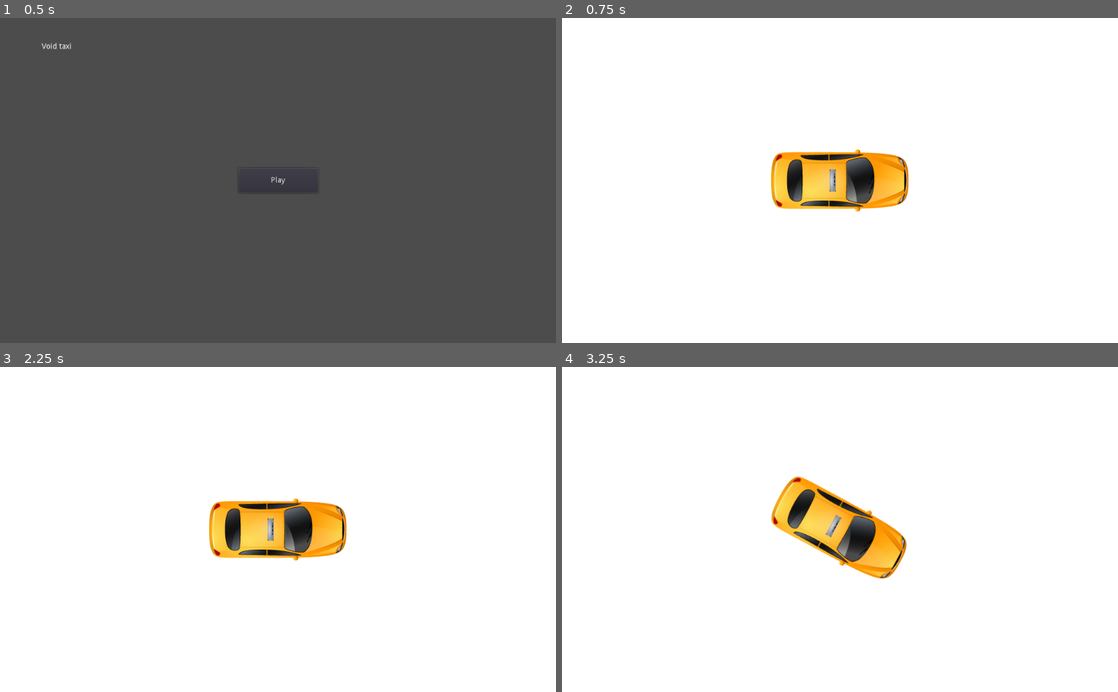
Above: before the commit, frames 1-4 (two rows, left to right).
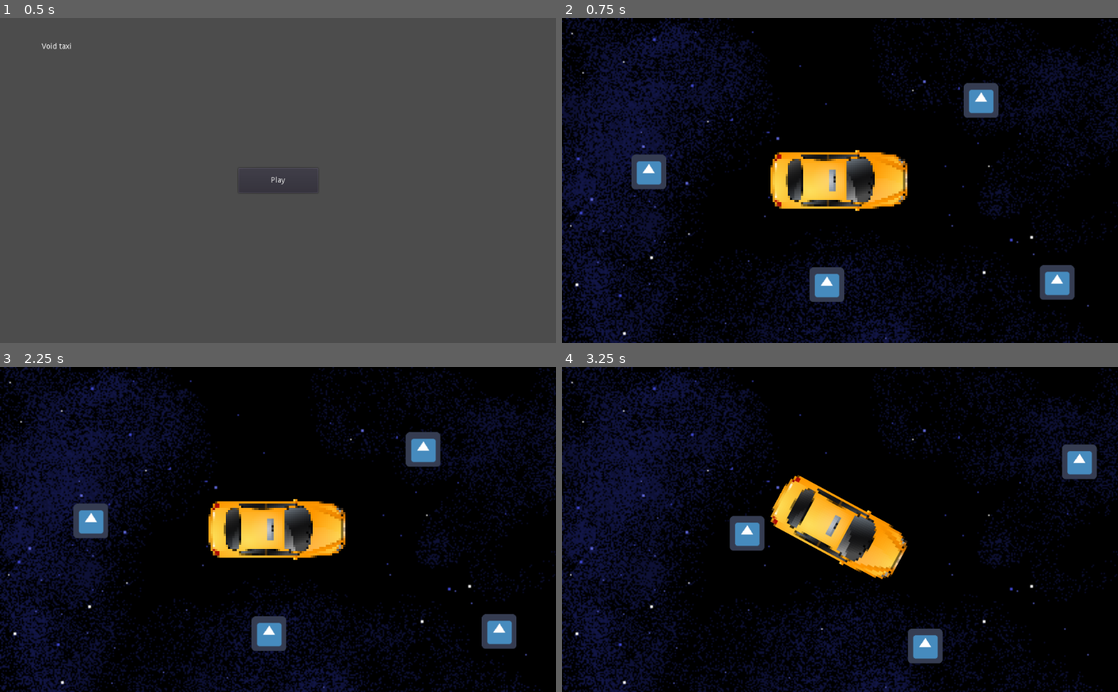
Above: after the commit, the same moments.

Repository: game-jam-team-gut/void-taxi
Game: Godot game, scene res://MainMenu.tscn
The game is run twice, just before and just after one commit, with the same random seed, the same clock (stepped at 60 frames per second) and the same inputs. The engine's default icon, where the game draws it, is replaced by a stand-in: a white triangle on a blue panel in a dark square.
Inputs:
- Up to frame 1 (0.5 s): no input
- Up to frame 2 (0.75 s): click "Play" at 0.5 s
- Up to frame 3 (2.25 s): tap Enter at 1.25 s; hold Right (ui_right) 1.28-2.03 s; tap Space at 2 s; hold Down (ui_down) from 2.03 s (still down)
- Up to frame 4 (3.25 s): release Down (ui_down) at 2.78 s; hold Right (ui_right) from 2.78 s (still down)

Frame 1 is identical in both runs. In frame 2, 96% of the frame differs, in the area x 0-100%, y 0-100%; in frame 3, 96%; in frame 4, 97%.

Commit message:
Parallax Background, New Void Taxi

Diff:
--- a/Void.tscn
+++ b/Void.tscn
@@ -1,22 +1,17 @@
-[gd_scene load_steps=5 format=2]
+[gd_scene load_steps=7 format=2]
 
 [ext_resource path="res://void-taxi.png" type="Texture" id=1]
 [ext_resource path="res://KinematicBody2D.gd" type="Script" id=2]
-[ext_resource path="res://icon.png" type="Texture" id=3]
+[ext_resource path="res://background.png" type="Texture" id=3]
+[ext_resource path="res://icon.png" type="Texture" id=4]
 
 [sub_resource type="RectangleShape2D" id=1]
 extents = Vector2( 127.011, 57.3468 )
 
+[sub_resource type="RectangleShape2D" id=2]
+extents = Vector2( 32.0757, 32.9868 )
+
 [node name="Node2D" type="Node2D"]
-
-[node name="ParallaxBackground" type="ParallaxBackground" parent="."]
-
-[node name="ParallaxLayer" type="ParallaxLayer" parent="ParallaxBackground"]
-
-[node name="Sprite" type="Sprite" parent="ParallaxBackground/ParallaxLayer"]
-position = Vector2( 510.16, 297.427 )
-scale = Vector2( 307.236, 357.483 )
-texture = ExtResource( 3 )
 
 [node name="KinematicBody2D" type="KinematicBody2D" parent="."]
 position = Vector2( 512.578, 299.004 )
@@ -30,3 +25,46 @@
 
 [node name="Camera2D" type="Camera2D" parent="KinematicBody2D/CollisionShape2D"]
 current = true
+
+[node name="ParallaxBackground" type="ParallaxBackground" parent="KinematicBody2D"]
+
+[node name="Sprite" type="Sprite" parent="KinematicBody2D/ParallaxBackground"]
+scale = Vector2( 2.5, 2.5 )
+texture = ExtResource( 3 )
+centered = false
+
+[node name="StaticBody2D" type="StaticBody2D" parent="."]
+position = Vector2( 912.235, 487.492 )
+
+[node name="CollisionShape2D" type="CollisionShape2D" parent="StaticBody2D"]
+shape = SubResource( 2 )
+
+[node name="Sprite" type="Sprite" parent="StaticBody2D/CollisionShape2D"]
+texture = ExtResource( 4 )
+
+[node name="StaticBody2D2" type="StaticBody2D" parent="."]
+position = Vector2( 488.235, 491.492 )
+
+[node name="CollisionShape2D" type="CollisionShape2D" parent="StaticBody2D2"]
+shape = SubResource( 2 )
+
+[node name="Sprite" type="Sprite" parent="StaticBody2D2/CollisionShape2D"]
+texture = ExtResource( 4 )
+
+[node name="StaticBody2D3" type="StaticBody2D" parent="."]
+position = Vector2( 160.235, 283.492 )
+
+[node name="CollisionShape2D" type="CollisionShape2D" parent="StaticBody2D3"]
+shape = SubResource( 2 )
+
+[node name="Sprite" type="Sprite" parent="StaticBody2D3/CollisionShape2D"]
+texture = ExtResource( 4 )
+
+[node name="StaticBody2D4" type="StaticBody2D" parent="."]
+position = Vector2( 772.235, 151.492 )
+
+[node name="CollisionShape2D" type="CollisionShape2D" parent="StaticBody2D4"]
+shape = SubResource( 2 )
+
+[node name="Sprite" type="Sprite" parent="StaticBody2D4/CollisionShape2D"]
+texture = ExtResource( 4 )
Binary file added: background.png
Not shown, added: background.png.import
Binary file changed: void-taxi.png
